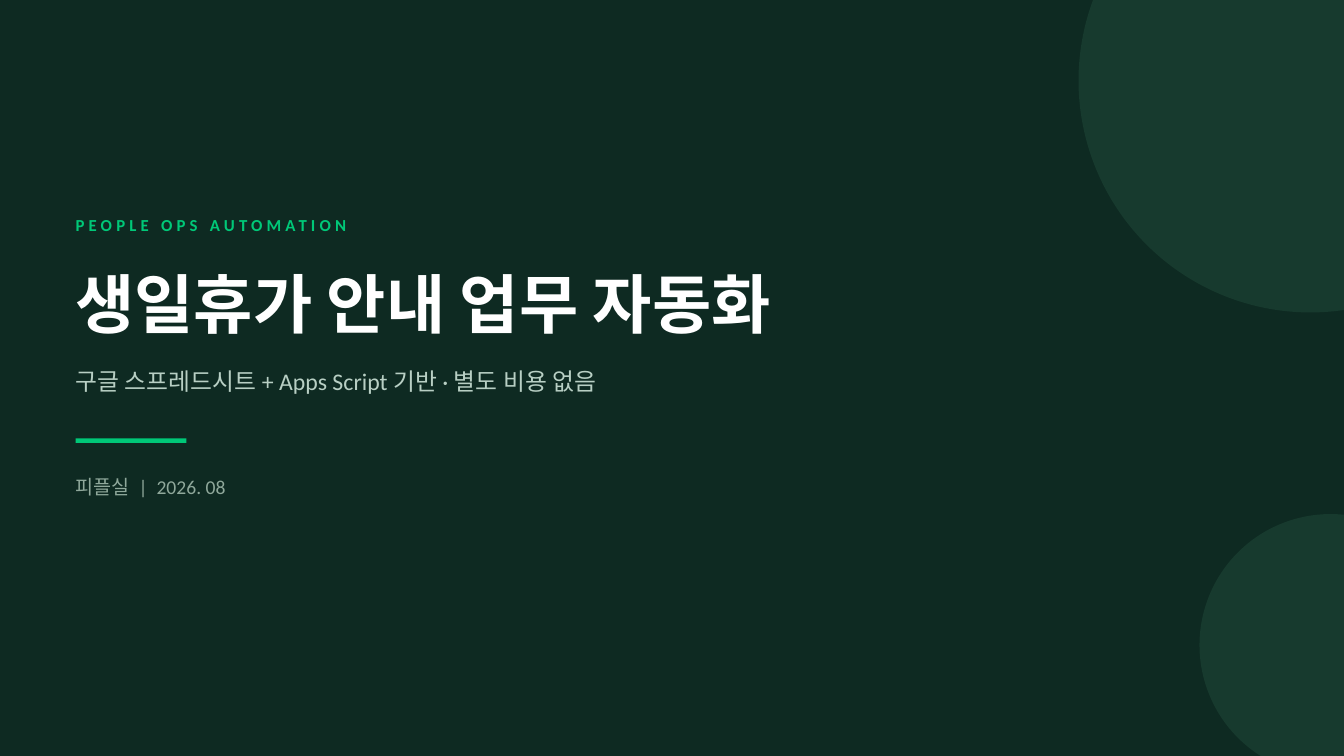
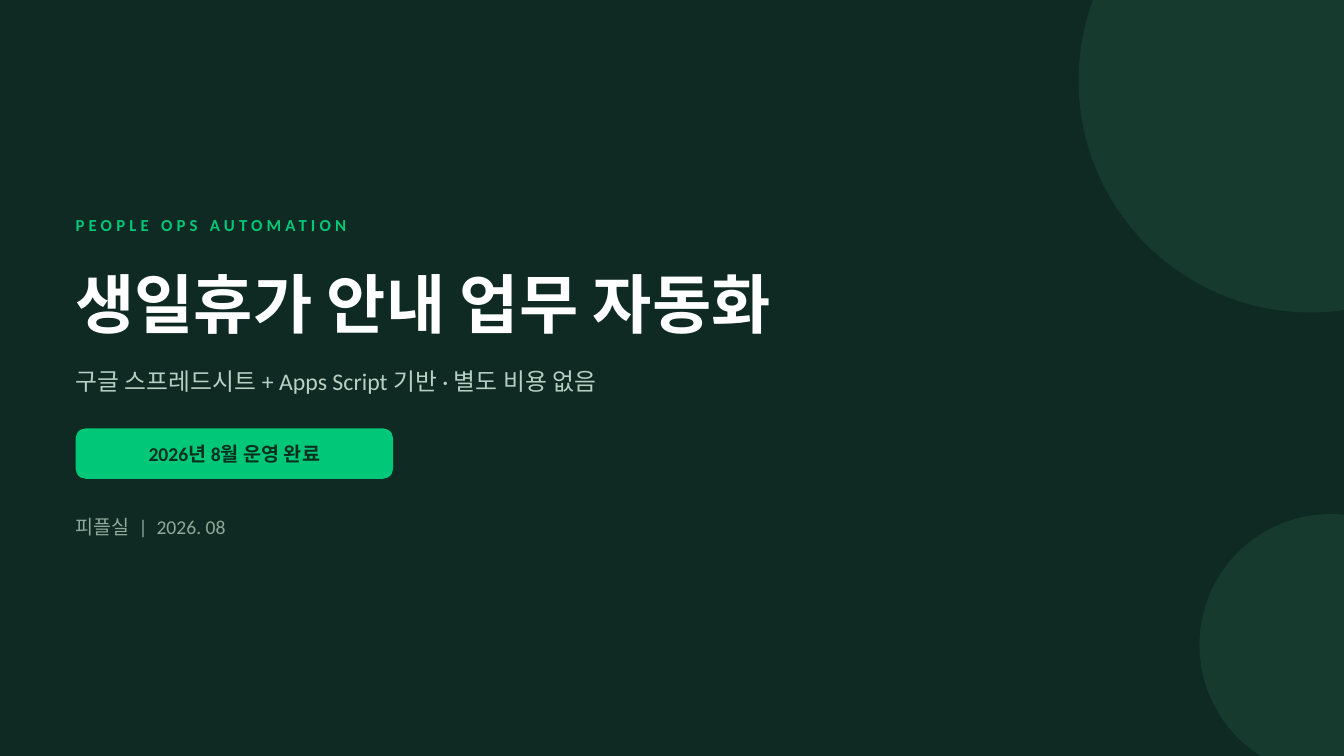
Before and after one commit to lightup971/-, a slide deck: slide 1 of bureung-automation/생일휴가_자동화_PT.pptx. Drawn at 1344x756 pixels with LibreOffice and Linux fonts; fonts in the diff are those of the drawing. Boxes give left, top, right and bottom in pixels: in the first picture for what was removed or moved away, otherwise in the second. Text is boxed around its words. In the diff, an @@ line names an element or a change of style, - is before the commit and + after.

```diff
--- a/bureung-automation/생일휴가_자동화_PT.pptx
+++ b/bureung-automation/생일휴가_자동화_PT.pptx
@@ rounded rectangle: place and size @@
-rounded rectangle at [76,439,187,443]
+rounded rectangle at [76,429,393,479]
@@ rounded rectangle at [76,429,393,479]: rectangle to rounded rectangle @@
@@ text added at [149,444,320,463], 14 pt, text #06301F, bold @@
+2026년 8월 운영 완료
@@ text "피플실 | 2026. 08": place and size @@
-text "피플실 | 2026. 08" at [76,478,226,496]
+text "피플실 | 2026. 08" at [76,518,226,536]
```
Also in this commit, not shown: 1 other slide changed, 1 slide added, 1 other file.
